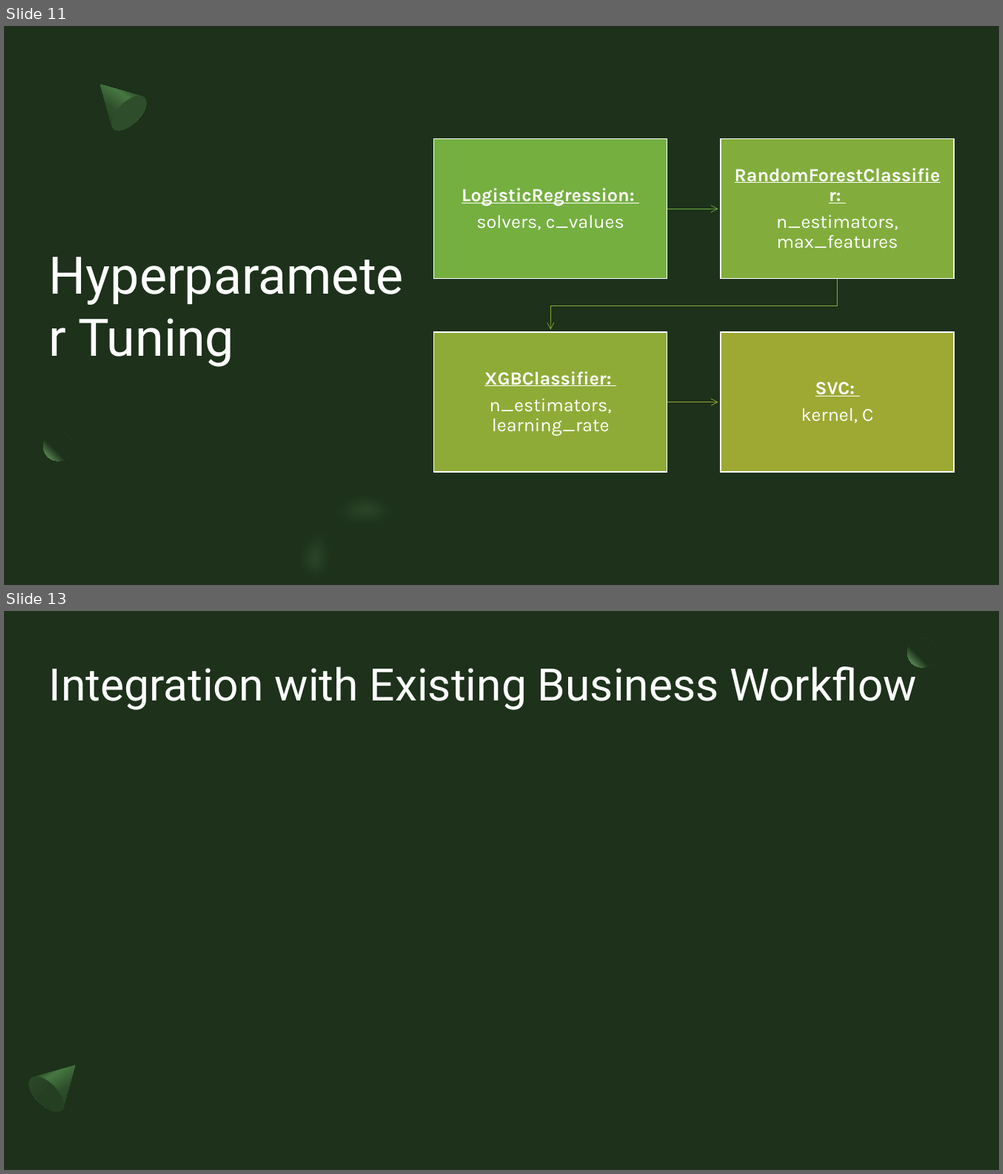
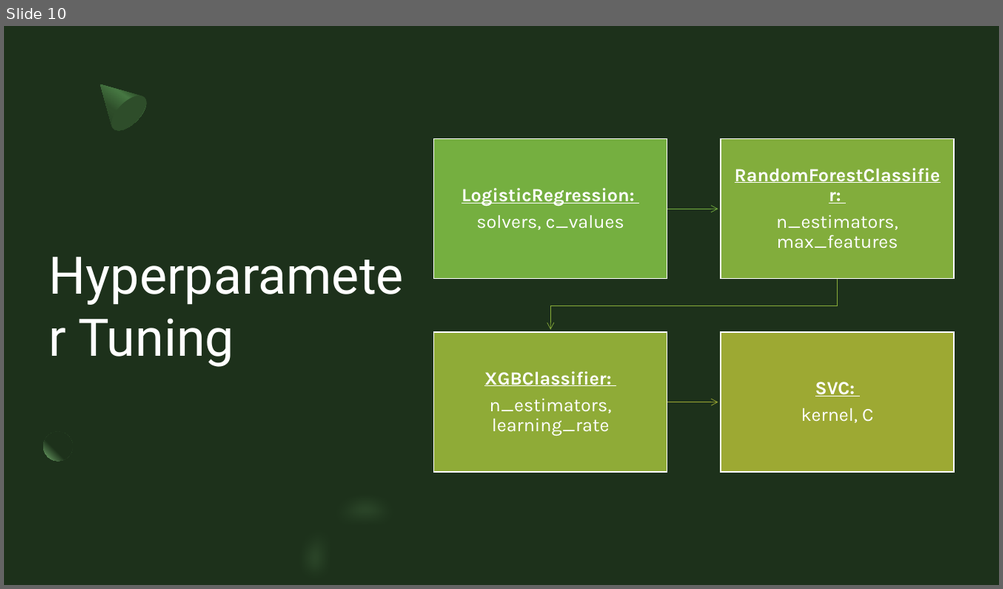
Before and after one commit to CroissantAhhh/NintendoTweets, a slide deck: Documents/Capstone3/NintendoTweetsSlideDeck.pptx. Shown one above the other, each under a label of ours: slides 11 and 13 before the commit, slide 10 after it; the slides between them are not shown. The pictures are 1003x1174 and 1003x589 pixels, drawn with LibreOffice and Linux fonts; fonts in the diff are those of the drawing. Boxes give left, top, right and bottom in pixels: in the first picture for what was removed or moved away, otherwise in the second. Text is boxed around its words. In the diff, an @@ line names an element or a change of style, - is before the commit and + after.

```diff
--- a/Documents/Capstone3/NintendoTweetsSlideDeck.pptx
+++ b/Documents/Capstone3/NintendoTweetsSlideDeck.pptx
@@ slide 13 removed at box(4, 611, 999, 1170), background #1D311B @@
@@ ellipse removed at box(908, 638, 936, 667) @@
@@ title removed at box(49, 660, 916, 710) @@
-Integration with Existing Business Workflow
@@ freeform shape removed at box(22, 1051, 91, 1118) @@
@@ ellipse removed at box(23, 1071, 70, 1119) @@
@@ what was slide 11 is now slide 10 @@
```
Also in this commit, not shown: 1 slide changed, 5 slides added, 2 other slides removed, 1 other file.
